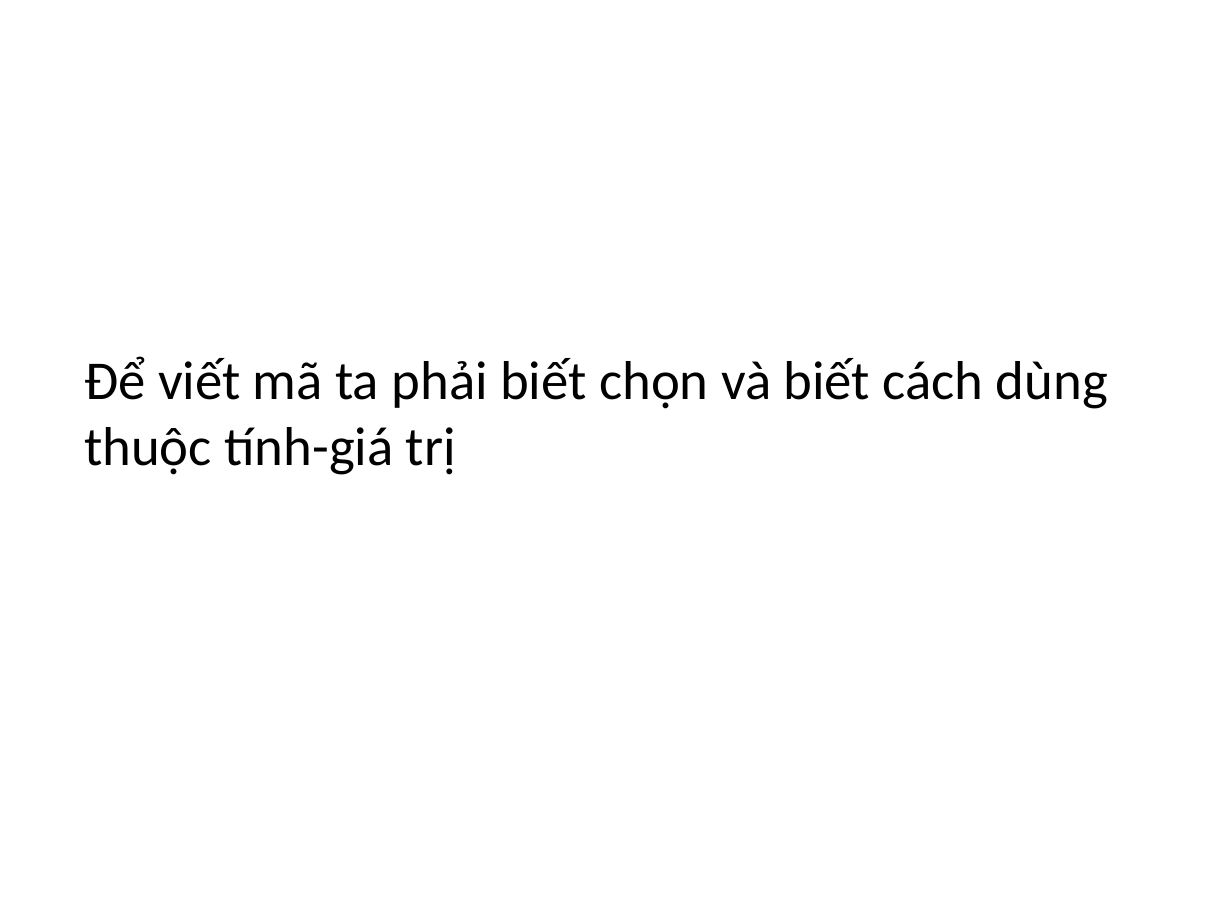
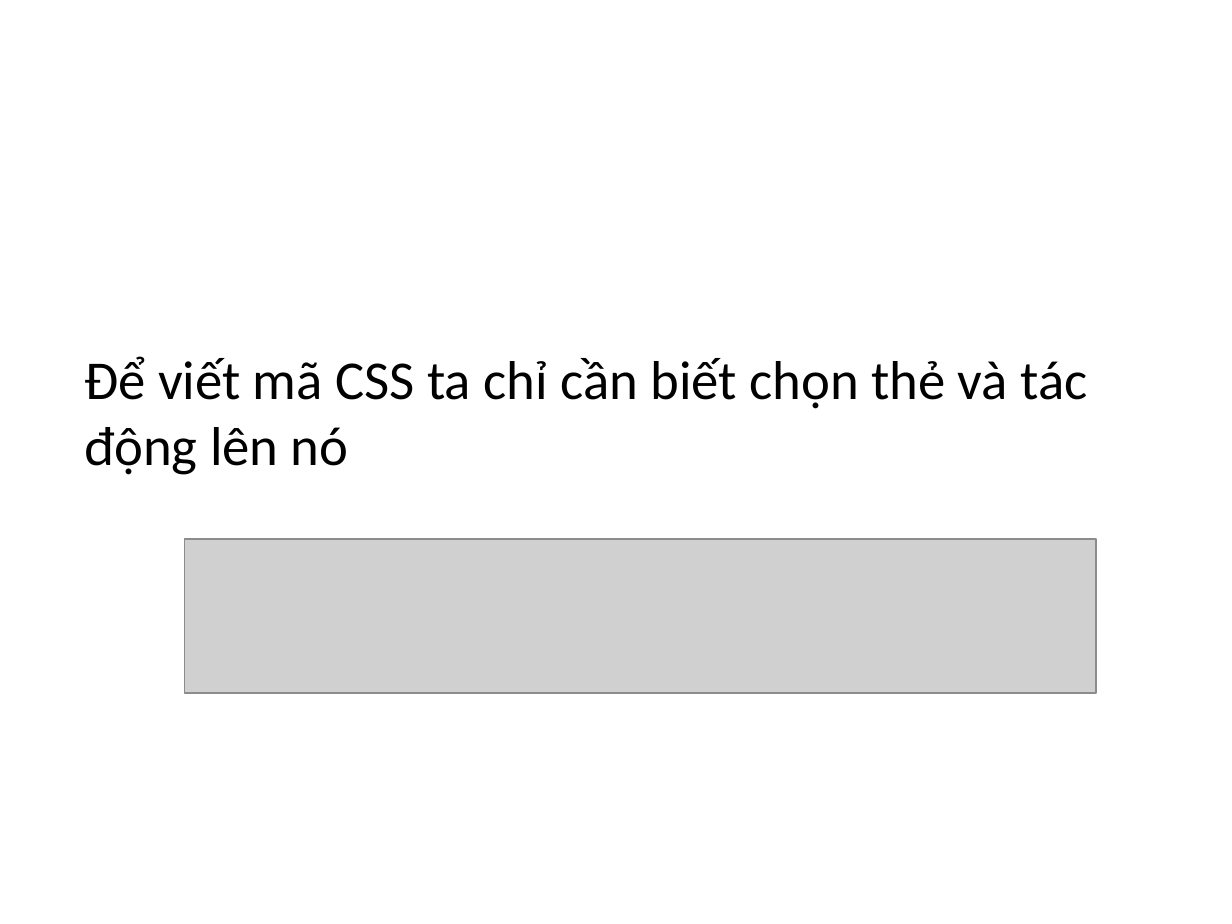
Before and after one commit to phithanh97cs/T3H, a slide deck: slide 13 of 1. Front-end/1. Kiến trúc web server - client(mục tiêu khóa học) và HTML CSS/2. Kiến thức cơ bản về HTML -CSS.pptx (slide 12 before the commit). Drawn at 1232x924 pixels with LibreOffice and Linux fonts; fonts in the diff are those of the drawing; grey boxes stand for pictures. Boxes give left, top, right and bottom in pixels: in the first picture for what was removed or moved away, otherwise in the second. Text is boxed around its words. In the diff, an @@ line names an element or a change of style, - is before the commit and + after.

Commit message:
add new

```diff
--- a/1. Front-end/1. Kiến trúc web server - client(mục tiêu khóa học) và HTML CSS/2. Kiến thức cơ bản về HTML -CSS.pptx
+++ b/1. Front-end/1. Kiến trúc web server - client(mục tiêu khóa học) và HTML CSS/2. Kiến thức cơ bản về HTML -CSS.pptx
@@ text at bbox=[84, 356, 1087, 475]: text changed @@
-Để viết mã ta phải biết chọn và biết cách dùng thuộc tính-giá trị
+Để viết mã CSS ta chỉ cần biết chọn thẻ và tác động lên nó
@@ picture added at bbox=[185, 540, 1096, 694] @@
```
Also in this commit, not shown: 1 slide added.
